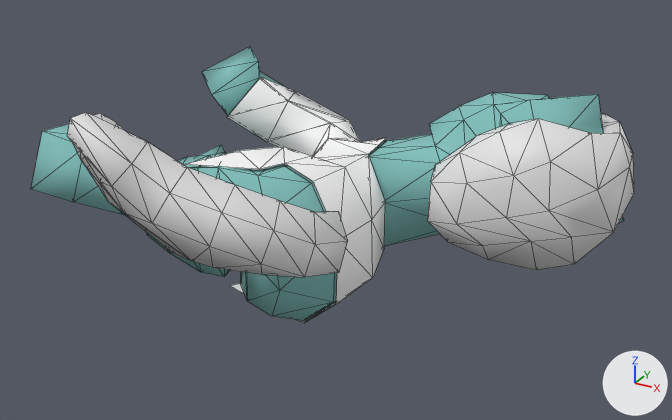
One commit to the glTF model assets/models/characters/ponies/scientist1/scientist1.glb: the scene before it, then after it.
Camera for both pictures: a 50 mm lens placed at (5.44, -6.06, 3.94), pointed at (1.98, 0.24, 0.79). Lighting does not change. The marker at lower right points along +X, +Y and +Z. Both versions are drawn at frame 20 of the action 'Die2'; the numbers are the values there. Mesh edges are drawn as thin lines. Vertices at the same position are counted once.

Objects in the first picture: 'Body', 'labcoat', 'mane', 'tail'.
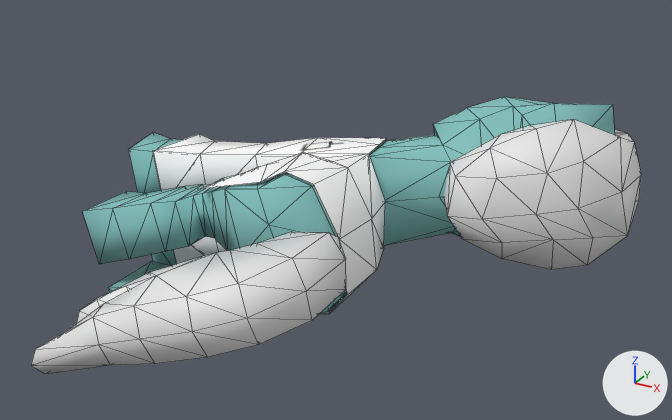
Changed parts and their boxes [x1, y1, x2, y2] in the pictures (672 x 420 px):
'tail', reshaped (12% wider, 14% shorter)
    before: [67, 112, 348, 277]
    after: [31, 232, 346, 374]
'Body', reshaped
    before: [31, 47, 624, 321]
    after: [83, 97, 615, 313]
'mane', moved, turned
    before: [427, 114, 634, 270]
    after: [444, 119, 641, 270]
'labcoat', reshaped (16% wider, 27% shorter)
    before: [185, 77, 386, 323]
    after: [153, 134, 386, 314]

The change, as a diff of the scene's bpy script:
```diff
--- a/assets/models/characters/ponies/scientist1/scientist1.glb.py
+++ b/assets/models/characters/ponies/scientist1/scientist1.glb.py
@@ me_cube_002 @@
 # used by ob_body; location = (-0.018, -0.421, 2.132); rotation_euler = (-1.742, 0.0, 0.0), in degrees (-100, 0, 0); scale = (0.789, 0.789, 0.789)
-me_cube_002.from_pydata(...)  # 237 vertices, 470 faces; spans x -0.42..5.21, y 0.08..2.58, z -0.56..4.13
+me_cube_002.from_pydata(...)  # 237 vertices, 470 faces; spans x -0.35..5.09, y 0.23..3.35, z 0.11..4.22
+# me_cube_002 part 1: 237 of 237 vertices moved; they spanned x -0.42..5.21, y 0.08..2.58, z -0.56..4.13 and now span x -0.35..5.09, y 0.23..3.35, z 0.11..4.22; mean shift (-0.06, 0.26, 0.01); largest move (0.84, 0.21, 2.05) -> (-0.14, 1.29, 0.9)
 me_cube_002.materials.append(mat_body)
@@ me_cube_004 @@
 # used by ob_labcoat; location = (-0.018, -0.421, 2.132); rotation_euler = (-1.742, 0.0, 0.0), in degrees (-100, 0, 0); scale = (0.789, 0.789, 0.789)
-me_cube_004.from_pydata(...)  # 76 vertices, 118 faces; spans x 0.33..3.05, y 0.39..2.6, z 0.08..2.89
+me_cube_004.from_pydata(...)  # 76 vertices, 118 faces; spans x 0.16..3.06, y 0.94..2.85, z 0.26..2.85
+# me_cube_004 part 2: 76 of 76 vertices moved; they spanned x 0.33..3.05, y 0.39..2.6, z 0.08..2.89 and now span x 0.16..3.06, y 0.94..2.85, z 0.26..2.85; mean shift (-0.12, 0.15, -0.18); largest move (0.88, 0.39, 2.06) -> (0.16, 1.26, 0.97)
 me_cube_004.materials.append(mat_labcoat)
@@ me_cube_003 @@
 # used by ob_tail; location = (-0.018, -0.421, 2.132); rotation_euler = (-1.742, 0.0, 0.0), in degrees (-100, 0, 0); scale = (0.789, 0.789, 0.789)
-me_cube_003.from_pydata(...)  # 66 vertices, 124 faces; spans x 1.37..3.31, y 0.27..1.87, z -2.08..0.52
+me_cube_003.from_pydata(...)  # 66 vertices, 124 faces; spans x 1.1..3.35, y 1.34..2.69, z -1.93..0.5
+# me_cube_003 part 3: 66 of 66 vertices moved; they spanned x 1.37..3.31, y 0.27..1.87, z -2.08..0.52 and now span x 1.1..3.35, y 1.34..2.69, z -1.93..0.5; mean shift (-0.08, 1.01, 0.12); largest move (1.8, 0.31, -2.07) -> (1.23, 2.6, -1.93)
@@ ob_mane @@
 ob_mane = bpy.data.objects.new('mane', me_cube_001)
-ob_mane.location = (3.673, 1.321, 1.125)
-ob_mane.rotation_euler = (0.228, 1.274, 0.295)  # degrees (13, 73, 17)
+ob_mane.location = (3.685, 1.606, 0.972)
+ob_mane.rotation_euler = (-0.297, 1.407, 0.0)  # degrees (-17, 81, 0)
```
